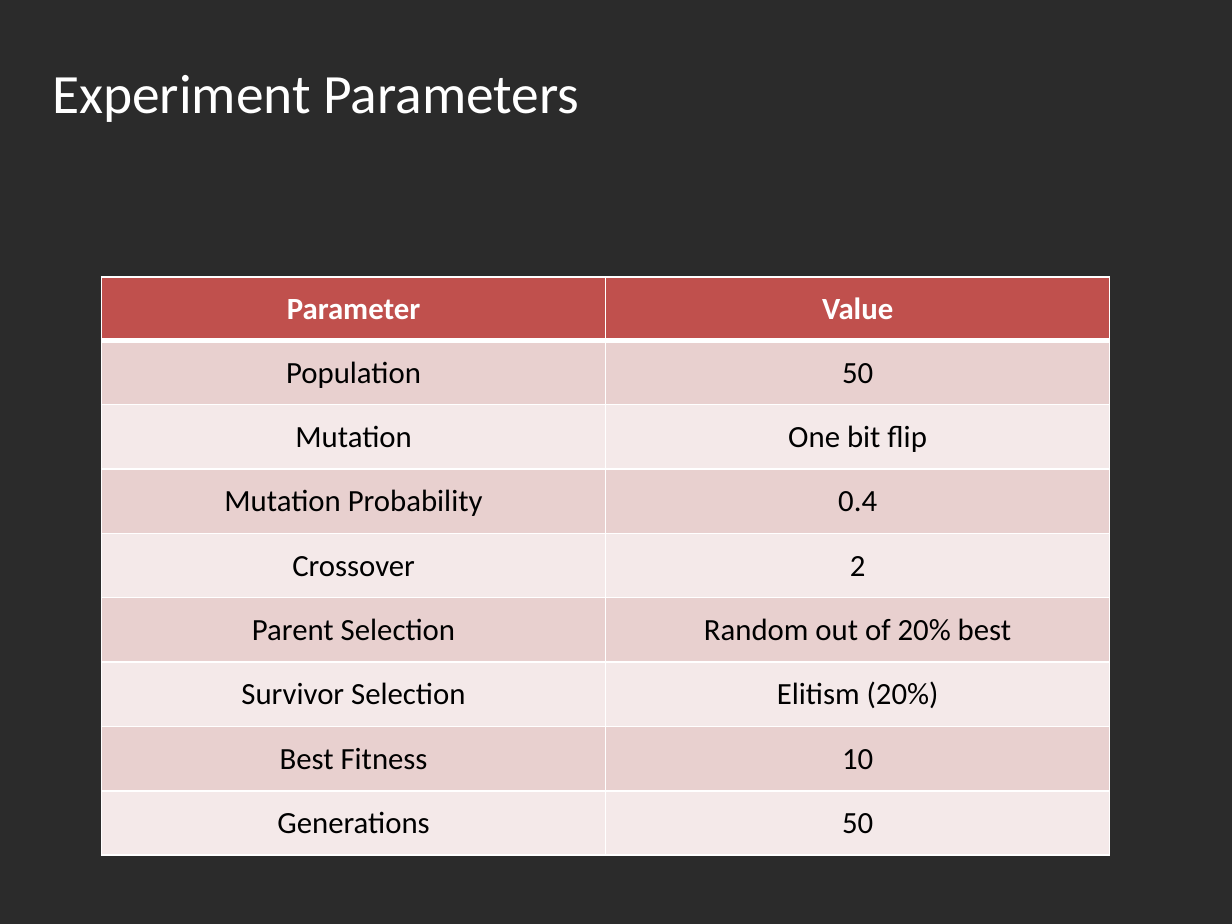
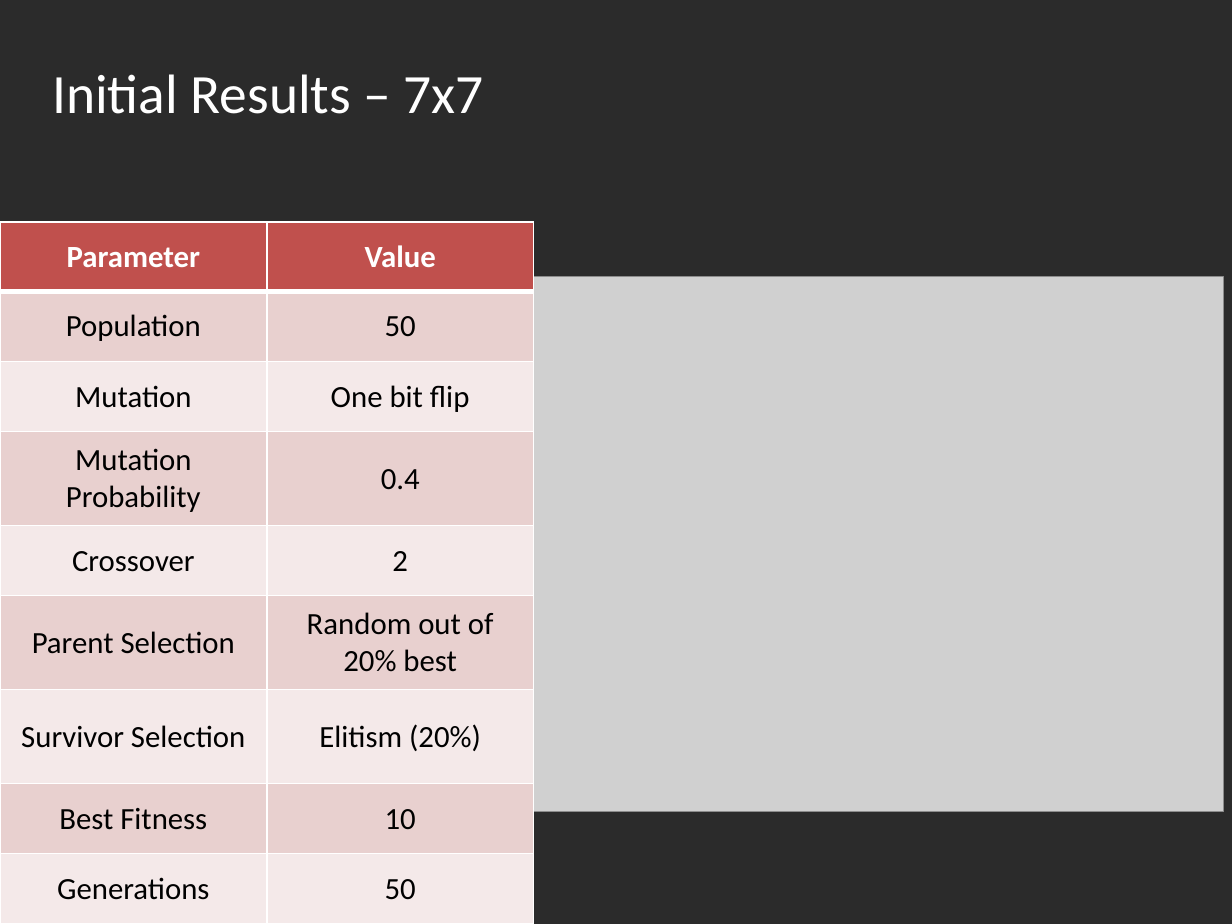
Before and after one commit to LironAvr/EvolutionaryLightsUp, a slide deck: slide 15 of presentation.pptx. Drawn at 1232x924 pixels with LibreOffice and Linux fonts; fonts in the diff are those of the drawing; grey boxes stand for pictures; background and template pictures are left out; a plain dark background stands for a picture behind light text. Boxes give left, top, right and bottom in pixels: in the first picture for what was removed or moved away, otherwise in the second. Text is boxed around its words. In the diff, an @@ line names an element or a change of style, - is before the commit and + after.

```diff
--- a/presentation.pptx
+++ b/presentation.pptx
@@ title at <box>52,74,484,114</box>: text changed @@
-Experiment Parameters
+Initial Results – 7x7
@@ table: place and size @@
-table at <box>101,277,1109,856</box>
+table at <box>0,222,535,924</box>
@@ picture added at <box>513,277,1223,812</box> @@
```
Also in this commit, not shown: 3 other slides changed, 1 slide added, 3 slides removed.
